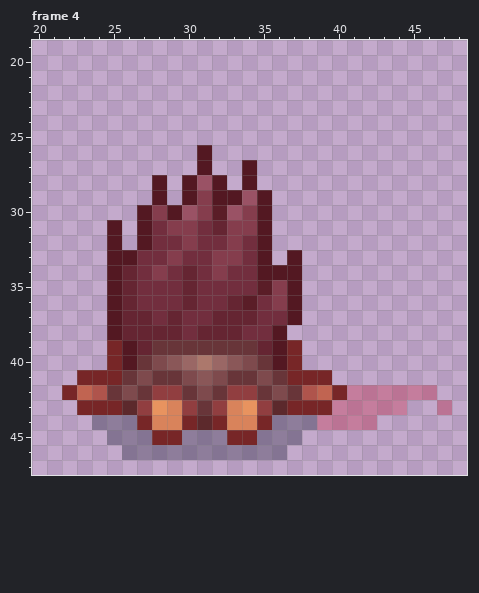
Two states of a pixel-art file, Assets/Imported/Swordsmen/asperite_no_sword/Swordsman_lvl1_Death/Swordsman_lvl1_Death_back.aseprite. This is how it looked before the edit.
64x64 pixels, 7 frames. Colours within 5 levels of each other are drawn and written as one. Shown: frame 4: x 20..48, y 19..47. The commit also changed other frames, which this record leaves out.
Once edited:
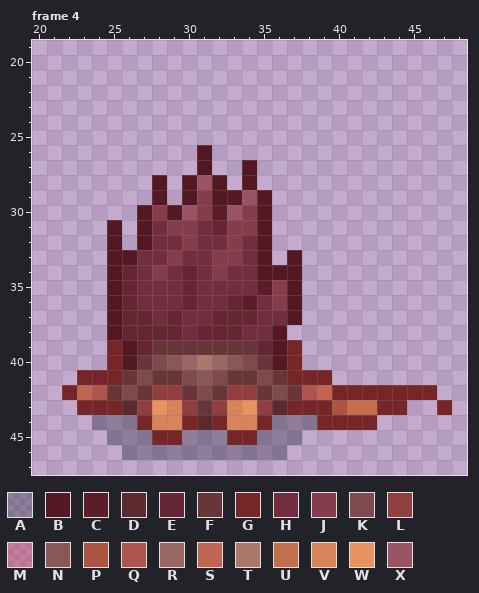
Palette (. is transparent): A #28293f59  B #531822  C #5a1d27  D #5c292c  E #652532  F #683539  G #772627  H #722e3e  J #853d4d  K #7e4a4d  L #913e40  M #c7152f4d  N #8a5758  P #ad5341  Q #af544c  R #9a6765  S #c16451  T #ac786c  U #c46e4c  V #d9835b  W #e8935f  X #9a5265
Difference:
layer "sword_back" now shown
--- frame 4, layer "sword_back"
@@ x 37..48 @@
 41 GGG.........
-42 FQSGMMMMMM..
-43 GGGMMMMM..M.
-44 AAMMMM......
+42 FQSGGGGGGG..
+43 GGGPUUGG..G.
+44 AAGGGG......
 45 A...........
Boxes around the changes in both pictures, in picture pixels (x1, y1, x2, y2):
changed: (317, 385, 452, 430)
